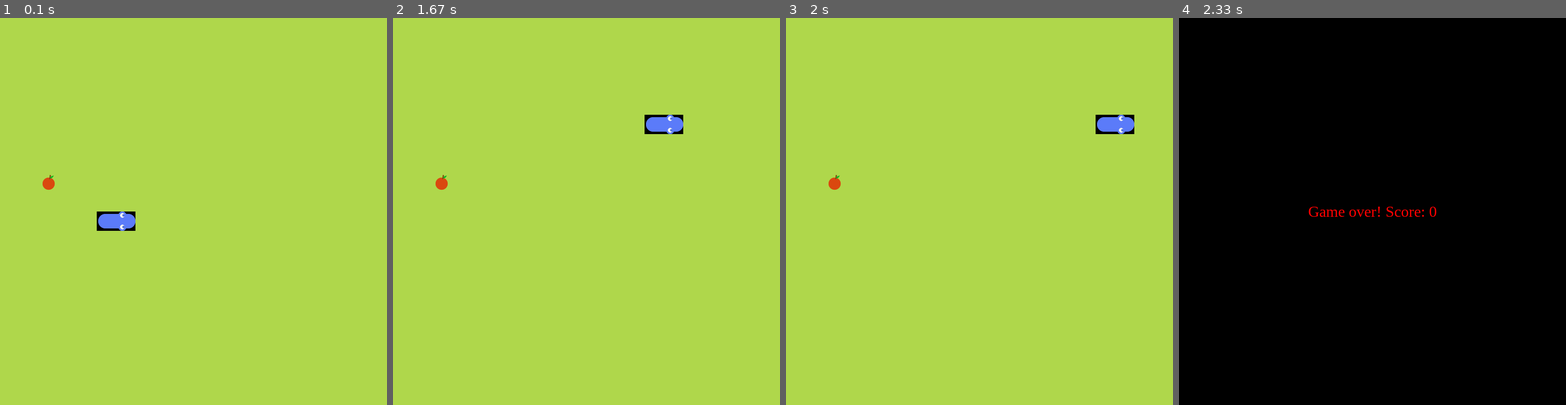
Above: before the commit, frames 1-4 (left to right).
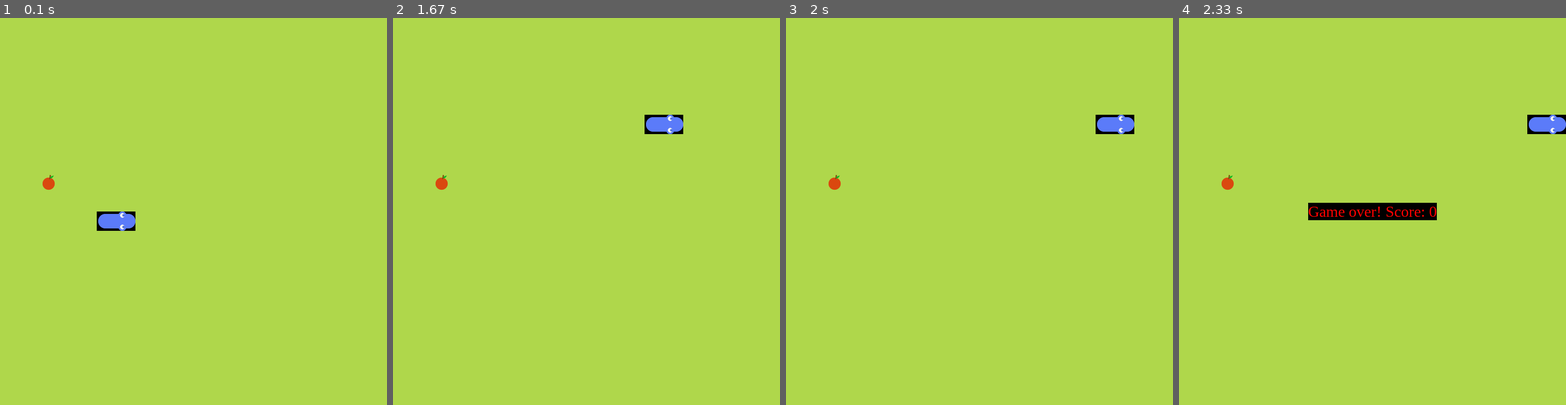
Above: after the commit, the same moments.

Repository: tenos200/snakePygame
Game: pygame game, started from snake.py
Two runs of this game, one before a commit and one after it. Both use one fixed random seed, a clock stepped at 60 frames per second and the inputs below.
Inputs:
- Up to frame 1 (0.1 s): no input
- Up to frame 2 (1.67 s): hold Right 0.33-0.8 s; hold Up 0.83-1.3 s; hold Right from 1.33 s (still down)
- Up to frame 3 (2 s): release Right at 1.8 s
- Up to frame 4 (2.33 s): no input

Frames 1-3 are identical in both runs. In frame 4, 98% of the frame differs, in the area x 0-100%, y 0-100%.

Commit message:
works but the first restart is still slow

Diff:
--- a/snake.py
+++ b/snake.py
@@ -195,14 +195,14 @@
         self.score = len(self.snake.body)
 
     def display_message(self, message):
-        board.fill(self.game_over_color)
+        #this method could be what is causing the issue investigate this further.
+        self.bg_color = self.game_over_color
         font = pg.font.SysFont('timesnewroman', 32)
         text = font.render(message, True,
                 (255, 0, 0), (0, 0, 0))
         textRect = text.get_rect()
         textRect.center = (cell_number*cell_size / 2, cell_number*cell_size / 2)
         board.blit(text, textRect)
-        pg.display.update()
 
     def run(self):
 
